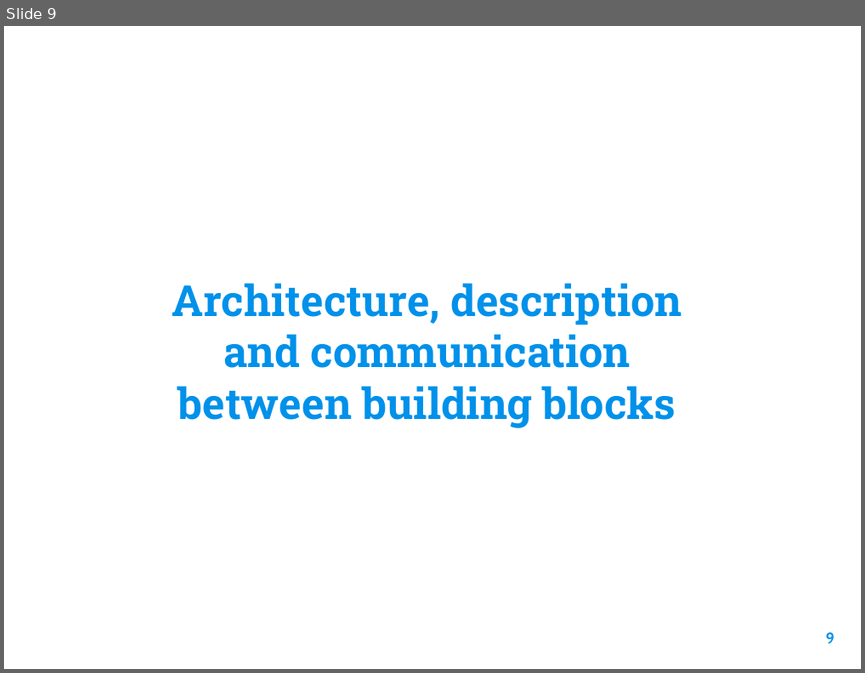
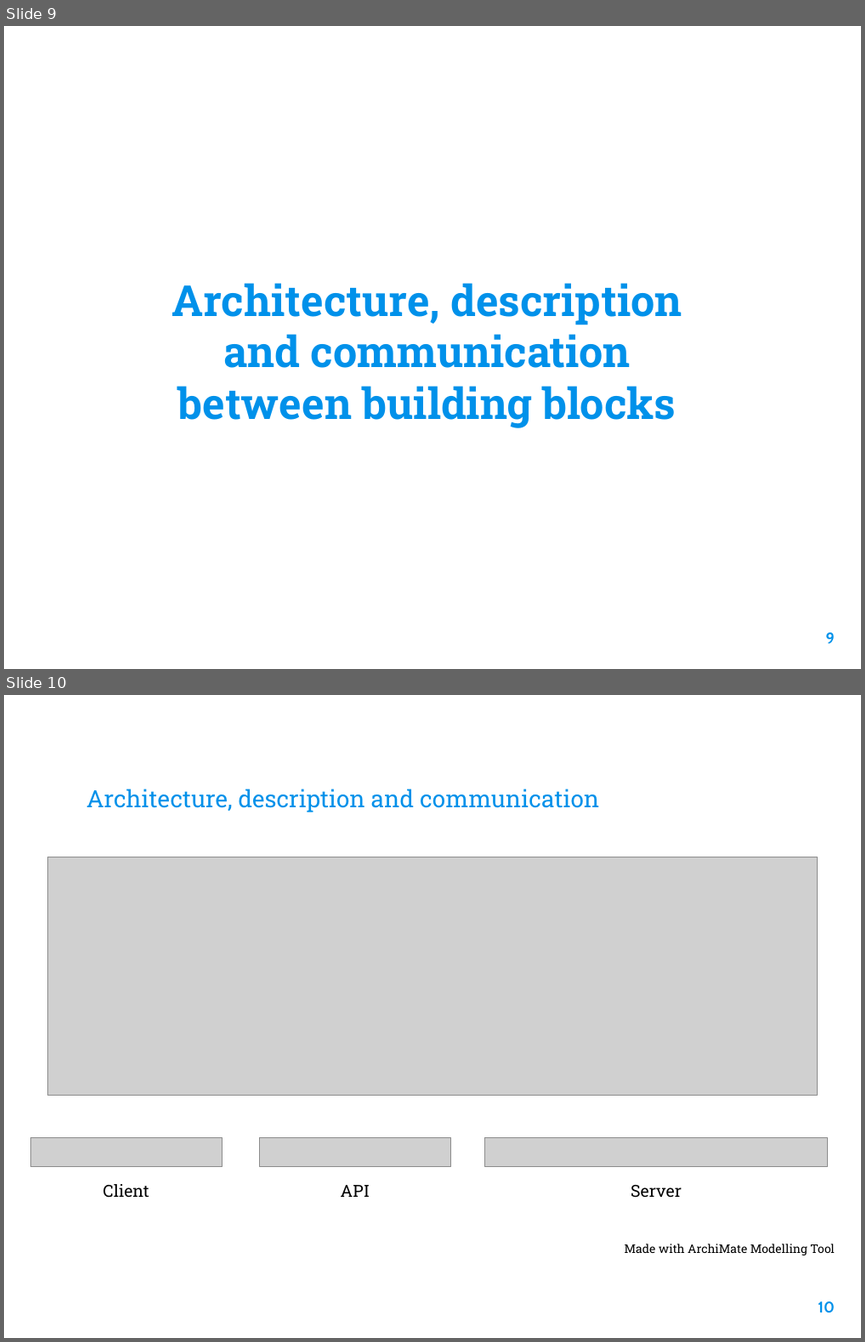
Before and after one commit to hkeopras/Lost-Found, a slide deck: Phase 1/Slides.pptx. Shown one above the other, each under a label of ours: slide 9 before the commit, slides 9 and 10 after it. The pictures are 865x673 and 865x1342 pixels, drawn with LibreOffice and Linux fonts; fonts in the diff are those of the drawing; grey boxes stand for pictures; background and template pictures are left out. Boxes give left, top, right and bottom in pixels: in the first picture for what was removed or moved away, otherwise in the second. Text is boxed around its words. In the diff, an @@ line names an element or a change of style, - is before the commit and + after.

```diff
--- a/Phase 1/Slides.pptx
+++ b/Phase 1/Slides.pptx
@@ slide 10 added at (4,695,861,1338), background picture (left out) @@
@@ title added at (86,789,599,812), 20 pt, text #0091EA @@
+Architecture, description and communication
@@ picture added at (47,857,817,1095) @@
@@ picture added at (30,1137,222,1165) @@
@@ picture added at (259,1137,450,1165) @@
@@ picture added at (484,1138,827,1166) @@
@@ text added at (103,1184,149,1197), 14 pt, text #000000 @@
+Client
@@ text added at (341,1185,370,1197), 14 pt, text #000000 @@
+API
@@ text added at (630,1185,681,1197), 14 pt, text #000000 @@
+Server
@@ text added at (624,1243,834,1255), 10 pt, text #000000 @@
+Made with ArchiMate Modelling Tool
@@ page number added at (817,1301,834,1313), 13 pt, text #0091EA, bold @@
+10
```
Also in this commit, not shown: 4 slides changed, 1 other slide added, 1 slide removed.
